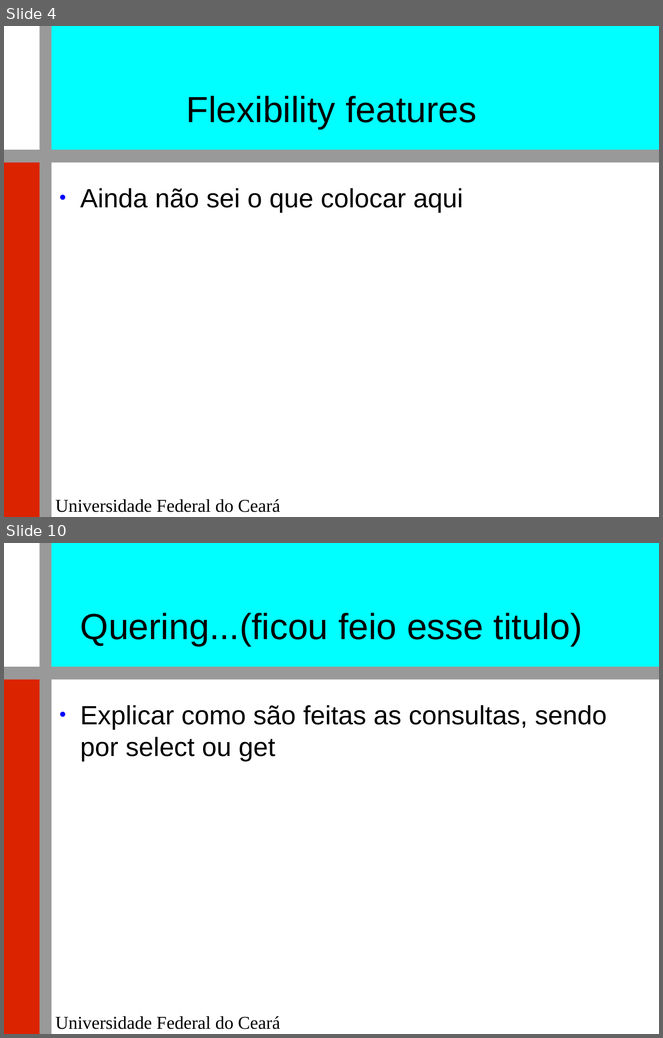
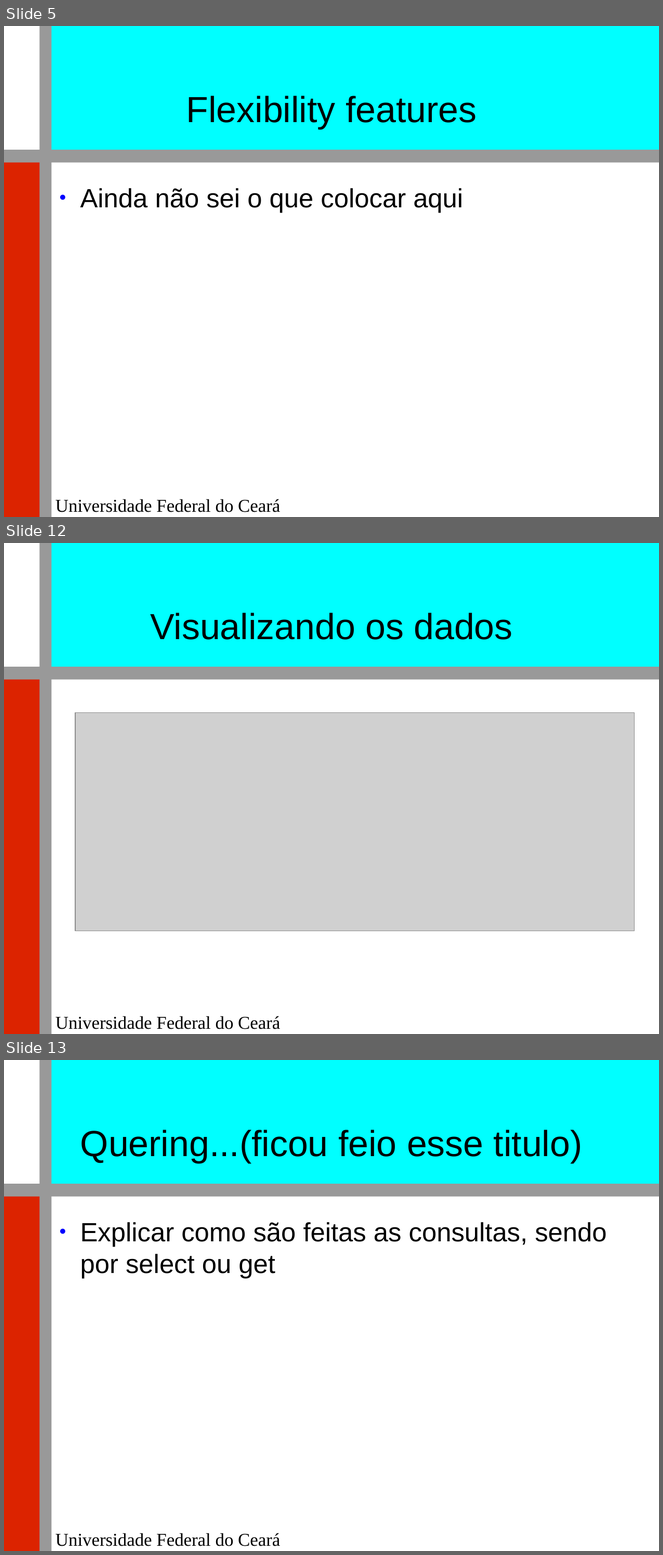
Before and after one commit to renatocjn/NoSQL_TF, a slide deck: Apresentação.odp. Shown one above the other, each under a label of ours: slides 4 and 10 before the commit, slides 5, 12 and 13 after it; the slides between them are not shown. The pictures are 663x1038 and 663x1555 pixels, drawn with LibreOffice and Linux fonts; fonts in the diff are those of the drawing; grey boxes stand for pictures; background and template pictures are left out. Boxes give left, top, right and bottom in pixels: in the first picture for what was removed or moved away, otherwise in the second. Text is boxed around its words. In the diff, an @@ line names an element or a change of style, - is before the commit and + after.

Commit message:
consistencia, modelo de dados, introducao, amazonsdb pic

```diff
--- a/Apresentação.odp
+++ b/Apresentação.odp
@@ slide 12 added at (4, 543, 659, 1034), background #FFFFFF; not listed: 5 template elements that a slide beside it also shows @@
@@ title added at (150, 613, 513, 640), 44 pt, text #000000 @@
+Visualizando os dados
@@ picture added at (75, 713, 635, 931) @@
@@ what was slide 4 is now slide 5 @@
@@ what was slide 10 is now slide 13 @@
```
Also in this commit, not shown: 3 slides changed, 6 other slides added, 4 slides removed, 1 other file.
